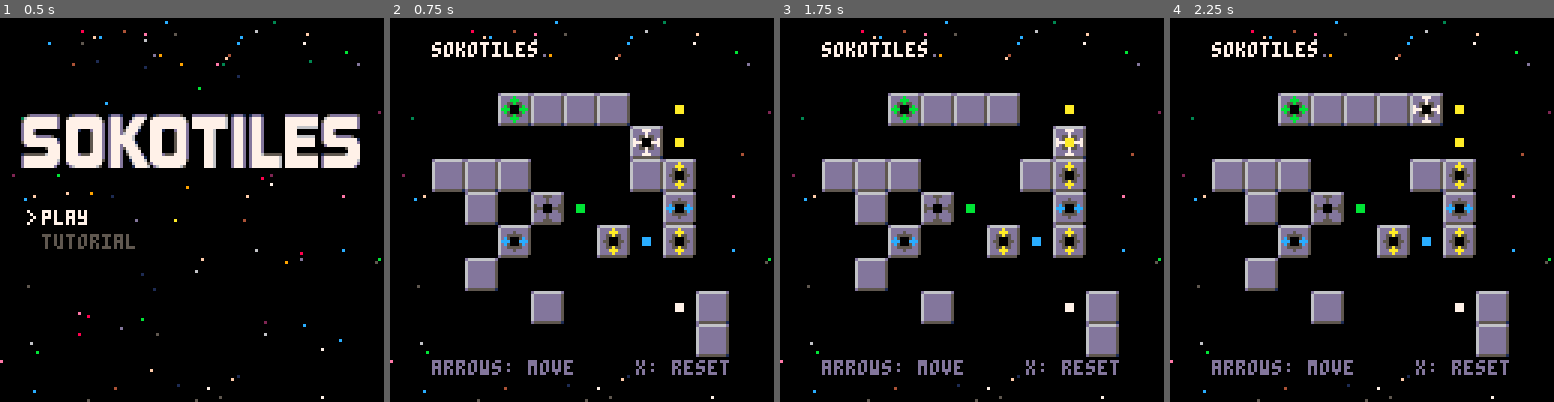
Above: before the commit, frames 1-4 (left to right).
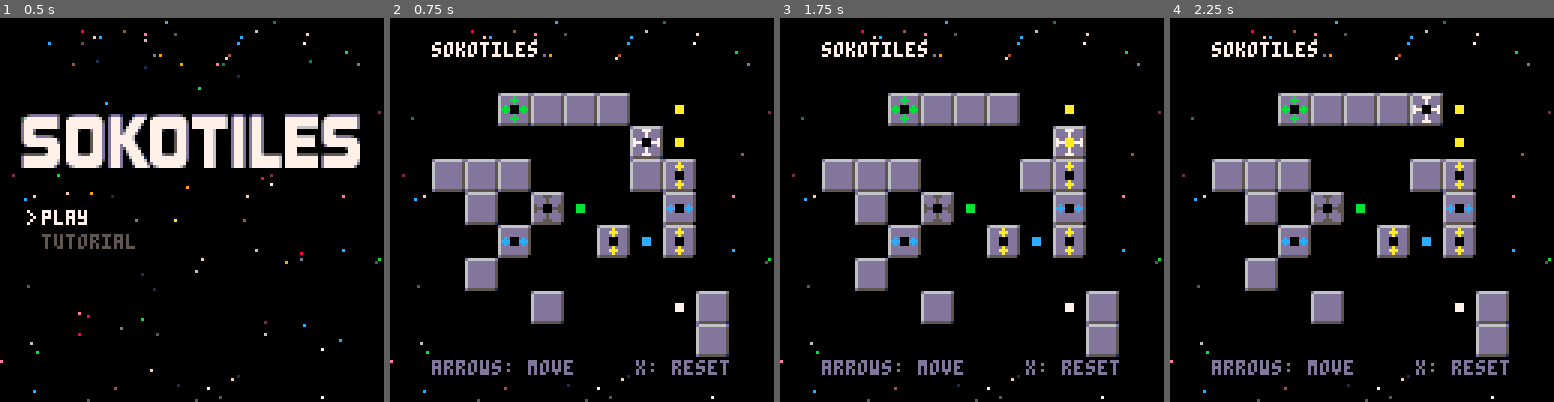
Above: after the commit, the same moments.

Repository: schoblaska/pico-8
Game: PICO-8 cartridge src/sokotiles.p8
Same seed, same stepped clock (60 frames per second), same inputs: the game is played once before the commit and once after it.
Inputs:
- Up to frame 1 (0.5 s): tap X (X key) at 0.33 s
- Up to frame 2 (0.75 s): tap O (Z key) at 0.7 s
- Up to frame 3 (1.75 s): tap X (X key) at 1.07 s; hold Right from 1.6 s (still down); tap O (Z key) at 1.7 s
- Up to frame 4 (2.25 s): tap X (X key) at 1.85 s; release Right at 2.1 s; tap O (Z key) at 2.1 s; hold Up from 2.15 s (still down)

Frame 1 is identical in both runs. In frame 2, 0.6% of the frame differs, in the area x 30-79%, y 21-61%; in frame 3, 0.6%; in frame 4, 0.6%.

Commit message:
don't shine stars through tile holes

Diff:
--- a/src/sokotiles.p8
+++ b/src/sokotiles.p8
@@ -240,7 +240,11 @@
   local board_square = board[y][x]
 
   if value == "P" then
+    if board_square == "." then
+      palt(0, false)
+    end
     draw_square(sprites[value], x, y)
+    pal()
 
     -- fill in pixels that match any adjacent G, Y, or B pieces
     local center = { x = x * 11 + board_buffer + 5, y = y * 11 + board_buffer + 5 }
@@ -273,29 +277,29 @@
       line(center.x + 1, center.y - 4, center.x - 1, center.y - 4, color)
     end
   elseif value == "W" then
-    if board_square == "w" then
-      draw_square(sprites["WV"], x, y)
-    else
-      draw_square(sprites["W"], x, y)
-    end
+    if board_square == "." then
+      palt(0, false)
+    end
+    draw_square(sprites["W"], x, y)
+    pal()
   elseif value == "Y" then
-    if board_square == "y" then
-      draw_square(sprites["YV"], x, y)
-    else
-      draw_square(sprites["Y"], x, y)
-    end
+    if board_square == "." then
+      palt(0, false)
+    end
+    draw_square(sprites["Y"], x, y)
+    pal()
   elseif value == "G" then
-    if board_square == "g" then
-      draw_square(sprites["GV"], x, y)
-    else
-      draw_square(sprites["G"], x, y)
-    end
+    if board_square == "." then
+      palt(0, false)
+    end
+    draw_square(sprites["G"], x, y)
+    pal()
   elseif value == "B" then
-    if board_square == "b" then
-      draw_square(sprites["BV"], x, y)
-    else
-      draw_square(sprites["B"], x, y)
-    end
+    if board_square == "." then
+      palt(0, false)
+    end
+    draw_square(sprites["B"], x, y)
+    pal()
   elseif value ~= "." then
     draw_square(sprites[value], x, y)
   end
@@ -381,23 +385,23 @@
 00000000000000000000000000000000000000000000000000000000000000000000000000000000000000000000000000000000000000000000000000000000
 0000000000000000d666666666dd666666666dd666666666d0000000000000000000000d666666666dd666666666d00000000000000000000000000000000000
 00000000000000006ddd777ddd56ddddbdddd56ddddddddd500000000000000000000006ddd777ddd56ddddbdddd500000000000000000000000000000000000
-00000000000000006dddd7dddd56dddbbbddd56dddd5dddd500000000000000000000006dddd7dddd56dddbbbddd500000000000000000000000000000000000
-00000000000000006dd55755dd56dd55b55dd56dd55555dd500000000000000000000006dd66766dd56dd33b33dd500000000000000000000000000000000000
-000000000000000067d50005d756db50005bd56dc50005cd50000bbb00000000ccc000067d60006d756db30003bd500000000000000000000000000000000000
+00000000000000006dddd7dddd56dddbbbddd56ddddddddd500000000000000000000006dddd7dddd56dddbbbddd500000000000000000000000000000000000
+00000000000000006dddd7dddd56ddddbdddd56ddddddddd500000000000000000000006dd66766dd56dd33b33dd500000000000000000000000000000000000
+000000000000000067dd000dd756dbd000dbd56dcd000dcd50000bbb00000000ccc000067d60006d756db30003bd500000000000000000000000000000000000
 0000000000000000677700077756bbb000bbb56ccc000ccc50000bbb00000000ccc0000677700077756bbb000bbb500000000000000000000000000000000000
-000000000000000067d50005d756db50005bd56dc50005cd50000bbb00000000ccc000067d60006d756db30003bd500000000000000000000000000000000000
-00000000000000006dd55755dd56dd55b55dd56dd55555dd500000000000000000000006dd66766dd56dd33b33dd500000000000000000000000000000000000
-00000000000000006dddd7dddd56dddbbbddd56dddd5dddd500000000000000000000006dddd7dddd56dddbbbddd500000000000000000000000000000000000
+000000000000000067dd000dd756dbd000dbd56dcd000dcd50000bbb00000000ccc000067d60006d756db30003bd500000000000000000000000000000000000
+00000000000000006dddd7dddd56ddddbdddd56ddddddddd500000000000000000000006dd66766dd56dd33b33dd500000000000000000000000000000000000
+00000000000000006dddd7dddd56dddbbbddd56ddddddddd500000000000000000000006dddd7dddd56dddbbbddd500000000000000000000000000000000000
 00000000000000006ddd777ddd56ddddbdddd56ddddddddd500000000000000000000006ddd777ddd56ddddbdddd500000000000000000000000000000000000
 0000000000000000d5555555551d5555555551d55555555500000000000000000000000d5555555551d555555555100000000000000000000000000000000000
 0000000000000000d666666666dd666666666d0000000000000000000000d666666666dd666666666dd666666666d00000000000000000000000000000000000
 00000000000000006ddddddddd56ddddadddd500000000000000000000006ddd555ddd56ddddddddd56ddddadddd500000000000000000000000000000000000
 00000000000000006ddddddddd56dddaaaddd500000000000000000000006dddd5dddd56dddd1dddd56dddaaaddd500000000000000000000000000000000000
-00000000000000006ddddddddd56dd55a55dd500000000000000000000006dddd5dddd56dd11111dd56dd99a99dd500000000000000000000000000000000000
-00000000000000006ddddddddd56dd50005dd5000077700000000aaa000065dd000dd556dc10001cd56dd90009dd500000000000000000000000000000000000
-00000000000000006ddddddddd56d5500055d5000077700000000aaa0000655500055556ccc000ccc56d9900099d500000000000000000000000000000000000
-00000000000000006ddddddddd56dd50005dd5000077700000000aaa000065dd000dd556dc10001cd56dd90009dd500000000000000000000000000000000000
-00000000000000006ddddddddd56dd55a55dd500000000000000000000006dddd5dddd56dd11111dd56dd99a99dd500000000000000000000000000000000000
+00000000000000006ddddddddd56ddddadddd500000000000000000000006dddd5dddd56dd11111dd56dd99a99dd500000000000000000000000000000000000
+00000000000000006ddddddddd56ddd000ddd5000077700000000aaa000065dd000dd556dc10001cd56dd90009dd500000000000000000000000000000000000
+00000000000000006ddddddddd56ddd000ddd5000077700000000aaa0000655500055556ccc000ccc56d9900099d500000000000000000000000000000000000
+00000000000000006ddddddddd56ddd000ddd5000077700000000aaa000065dd000dd556dc10001cd56dd90009dd500000000000000000000000000000000000
+00000000000000006ddddddddd56ddddadddd500000000000000000000006dddd5dddd56dd11111dd56dd99a99dd500000000000000000000000000000000000
 00000000000000006ddddddddd56dddaaaddd500000000000000000000006dddd5dddd56dddd1dddd56dddaaaddd500000000000000000000000000000000000
 00000000000000006ddddddddd56ddddadddd500000000000000000000006ddd555ddd56ddddddddd56ddddadddd500000000000000000000000000000000000
 0000000000000000d5555555551d55555555500000000000000000000000d5555555550d5555555550d555555555000000000000000000000000000000000000
